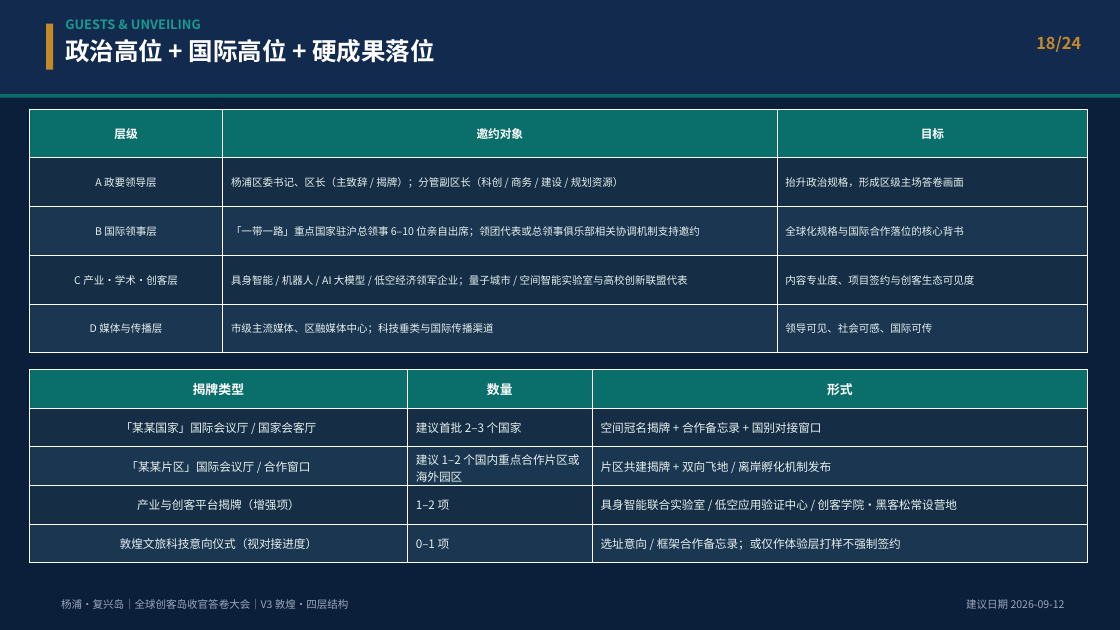
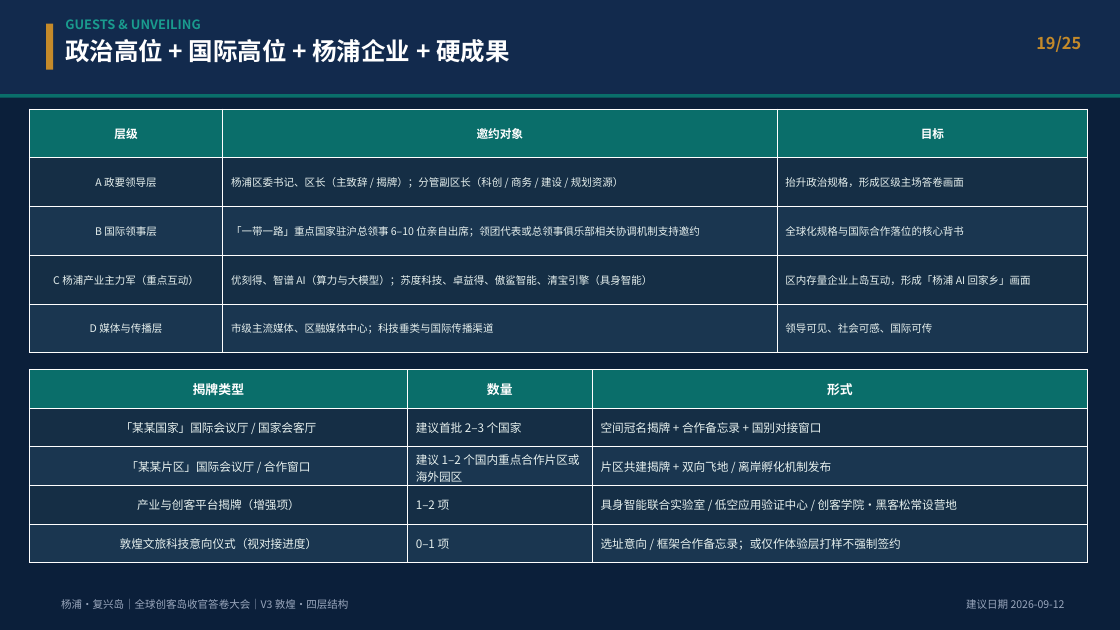
Before and after one commit to hujigang2010-maker/AIDEN, a slide deck: slide 19 of deliverables/复兴岛_全球创客岛_科创出海与具身智能国际大会_策划方案.pptx (slide 18 before the commit). Drawn at 1120x630 pixels with LibreOffice and Linux fonts; fonts in the diff are those of the drawing. Boxes give left, top, right and bottom in pixels: in the first picture for what was removed or moved away, otherwise in the second. Text is boxed around its words. In the diff, an @@ line names an element or a change of style, - is before the commit and + after.

```diff
--- a/deliverables/复兴岛_全球创客岛_科创出海与具身智能国际大会_策划方案.pptx
+++ b/deliverables/复兴岛_全球创客岛_科创出海与具身智能国际大会_策划方案.pptx
@@ text at [65,39,509,62]: text changed @@
-政治高位 + 国际高位 + 硬成果落位
+政治高位 + 国际高位 + 杨浦企业 + 硬成果
@@ text at [1036,36,1081,52]: text changed @@
-18/24
+19/25
@@ table at [29,109,1088,353] @@
-row 4: C 产业·学术·创客层 | 具身智能 / 机器人 / AI 大模型 / 低空经济领军企业；量子城市 / 空间智能实验室与高校创新联盟代表 | 内容专业度、项目签约与创客生态可见度
+row 4: C 杨浦产业主力军（重点互动） | 优刻得、智谱 AI（算力与大模型）；苏度科技、卓益得、傲鲨智能、清宝引擎（具身智能） | 区内存量企业上岛互动，形成「杨浦 AI 回家乡」画面
```
Also in this commit, not shown: 22 other slides changed, 2 slides added, 1 slide removed, 4 other files.
